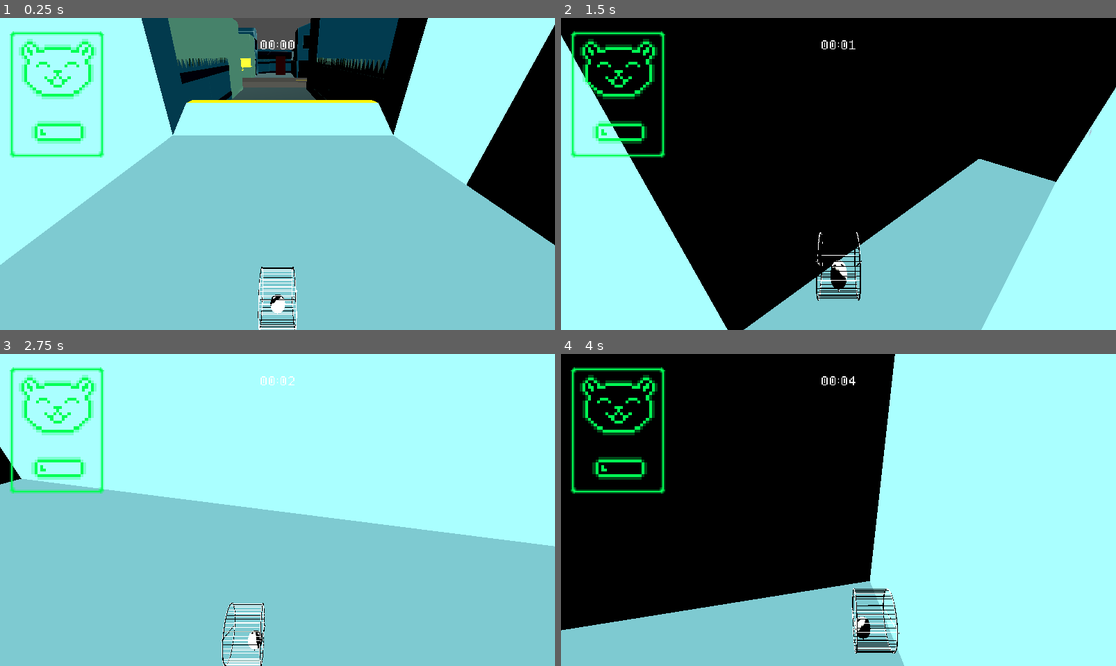
Above: before the commit, frames 1-4 (two rows, left to right).
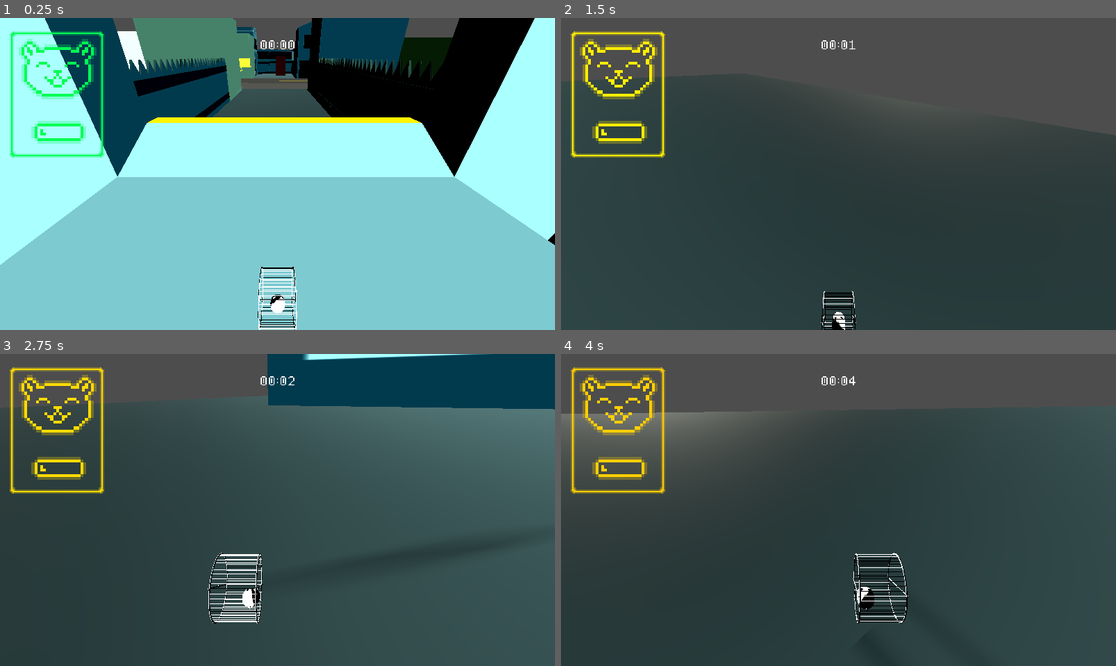
Above: after the commit, the same moments.

Repository: MlSHl/very-serious-gamejam
Game: Godot game, scene res://scenes/main.tscn
Same seed, same stepped clock (60 frames per second), same inputs: the game is played once before the commit and once after it.
Inputs (mouse positions are in pixels of both pictures, inside the frame that each line leads up to):
- Up to frame 1 (0.25 s): no input
- Up to frame 2 (1.5 s): tap Enter (ui_accept) at 0.5, 0.77 s; move the mouse to (960, 158) at 0.52 s; hold D (right) 0.53-1.25 s; tap Q at 0.6 s; click (960, 158) at 0.67 s; drag from (727, 189) to (810, 236) at 1.27 s
- Up to frame 3 (2.75 s): move the mouse to (333, 441) at 2.02 s; hold D (right) from 2.03 s (still down); tap Shift at 2.1 s
- Up to frame 4 (4 s): release D (right) at 2.75 s; drag from (810, 572) to (672, 463) at 2.77 s; move the mouse to (1005, 556) at 3.52 s; hold A (left) from 3.53 s (still down); tap Q at 3.6 s; tap Enter (ui_accept) at 3.77 s

The runs differ from the first frame. In frame 1, 30% of the frame differs, in the area x 8-100%, y 0-72%; in frame 2, 100%, in the area x 0-100%, y 0-100%; in frame 3, 100%; in frame 4, 100%.

Commit message:
Added plank to cross over to subway and more houses

Diff:
--- a/scenes/levels/everything_level.tscn
+++ b/scenes/levels/everything_level.tscn
@@ -7,7 +7,7 @@
 [ext_resource type="PackedScene" uid="uid://cyyv3lmsssxv2" path="res://assets/models/levels/rooftops/rooftopsv1.0.glb" id="3_gncb7"]
 [ext_resource type="PackedScene" uid="uid://cb637ntimh22g" path="res://scenes/spawners/car_spawner.tscn" id="3_xk0j3"]
 [ext_resource type="Shader" uid="uid://kwhwhvy2mrjf" path="res://shaders/cellshader.gdshader" id="4_ju3sq"]
-[ext_resource type="PackedScene" uid="uid://dl6lf5v3rjgke" path="res://scenes/car.tscn" id="4_rdqx1"]
+[ext_resource type="PackedScene" uid="uid://6isroogkblpc" path="res://scenes/instances/car.tscn" id="4_mijse"]
 [ext_resource type="PackedScene" uid="uid://biygrfviedvpc" path="res://scenes/instances/house_5.tscn" id="5_pnx7p"]
 [ext_resource type="Texture2D" uid="uid://c78ibs20affqd" path="res://assets/models/marathon assets/sidewalk fix marathon_Cube.png" id="5_snhyk"]
 [ext_resource type="PackedScene" uid="uid://5338k7ic8fya" path="res://scenes/instances/house_7.tscn" id="6_p4kjp"]
@@ -56,6 +56,12 @@
 shader_parameter/car_color = Color(1, 0.929, 0.384, 1)
 shader_parameter/car_color_dark = Color(0.871, 0.737, 0.373, 1)
 
+[sub_resource type="BoxMesh" id="BoxMesh_a71gt"]
+size = Vector3(2, 0.2, 10)
+
+[sub_resource type="BoxShape3D" id="BoxShape3D_h48hj"]
+size = Vector3(2, 0.2, 10)
+
 [sub_resource type="ShaderMaterial" id="ShaderMaterial_wejfl"]
 render_priority = 0
 shader = ExtResource("4_ju3sq")
@@ -69,19 +75,20 @@
 
 [node name="player" parent="." unique_id=1076470779 instance=ExtResource("1_mijse")]
 transform = Transform3D(1, 0, 0, 0, 1, 0, 0, 0, 1, 0.7271347, 8.164906, 182.15764)
+floor_max_angle = 0.87266463
 
 [node name="stressmeter" parent="player" unique_id=958937246 instance=ExtResource("8_888mj")]
 
 [node name="main" type="Node3D" parent="." unique_id=660451211]
 
 [node name="CarSpawner2" parent="main" unique_id=1914085782 instance=ExtResource("3_xk0j3")]
-transform = Transform3D(-4.371139e-08, 0, -1, 0, 1, 0, 1, 0, -4.371139e-08, 48.56756, 1.5, 97.37427)
-scenes = Array[PackedScene]([ExtResource("4_rdqx1")])
+transform = Transform3D(-4.371139e-08, 0, -1, 0, 1, 0, 1, 0, -4.371139e-08, 48.56756, 1.9, 97.37427)
+scenes = Array[PackedScene]([ExtResource("4_mijse")])
 spawn_interval = 1.4
 
 [node name="CarSpawner3" parent="main" unique_id=1976514039 instance=ExtResource("3_xk0j3")]
-transform = Transform3D(-4.371139e-08, 0, 1, 0, 1, 0, -1, 0, -4.371139e-08, -26.143364, 1.5, 103.72892)
-scenes = Array[PackedScene]([ExtResource("4_rdqx1")])
+transform = Transform3D(-4.371139e-08, 0, 1, 0, 1, 0, -1, 0, -4.371139e-08, -26.143364, 1.9, 103.72892)
+scenes = Array[PackedScene]([ExtResource("4_mijse")])
 spawn_interval = 1.4
 
 [node name="StaticBody3D" type="StaticBody3D" parent="main" unique_id=1545545904]
@@ -97,12 +104,6 @@
 transform = Transform3D(1, 0, 0, 0, 1, 0, 0, 0, 1, 0, 0, -2.7106936)
 shape = SubResource("BoxShape3D_mijse")
 
-[node name="DirectionalLight3D" type="DirectionalLight3D" parent="main" unique_id=504661164]
-transform = Transform3D(-0.78553146, 0.39286566, 0.47811794, -0.41637242, -0.9071257, 0.061292283, 0.45779276, -0.15092811, 0.87615436, -12.530762, 44.993156, 156.41605)
-light_color = Color(1, 1, 0.9372549, 1)
-shadow_enabled = true
-shadow_opacity = 0.45
-
 [node name="Node3D11" parent="main" unique_id=2111209046 instance=ExtResource("5_pnx7p")]
 transform = Transform3D(-2, 0, 3.019916e-07, 0, 2, 0, -3.019916e-07, 0, -2, 14.812357, 6.0000076, 59.71158)
 
@@ -149,7 +150,7 @@
 transform = Transform3D(-8.742278e-08, 0, -2, 0, 2, 0, 2, 0, -8.742278e-08, 31.813782, 5.6466436, 121.59769)
 
 [node name="house_6" parent="main" unique_id=1600178528 instance=ExtResource("12_dnb30")]
-transform = Transform3D(1.7011712, 0, 1.0516733, 0, 2, 0, -1.0516733, 0, 1.7011712, -18.945086, -0.7099714, 17.451979)
+transform = Transform3D(1.8620276, 0, 0.7299679, 0, 2, 0, -0.7299679, 0, 1.8620276, -14.752016, -0.70997524, 20.771738)
 
 [node name="Node3D15" parent="main" unique_id=486451305 instance=ExtResource("13_j6jcv")]
 transform = Transform3D(0.8986025, 0, 1.201047, 0, 1.5, 0, -1.201047, 0, 0.8986025, -8.539423, 2.3966336, 53.461006)
@@ -179,7 +180,7 @@
 transform = Transform3D(-6.556708e-08, 0, 1.5, 0, 1.5, 0, -1.5, 0, -6.556708e-08, -9.614734, 3.3373919, 169.00699)
 
 [node name="house_7" parent="main" unique_id=1191282457 instance=ExtResource("12_dnb30")]
-transform = Transform3D(1.7011712, 0, 1.0516733, 0, 2, 0, -1.0516733, 0, 1.7011712, -0.6511843, -0.7099714, 5.498107)
+transform = Transform3D(1.8620276, 0, 0.7299679, 0, 2, 0, -0.7299679, 0, 1.8620276, 5.387123, -0.70997524, 12.287815)
 
 [node name="Path3D" type="Path3D" parent="main" unique_id=871869199]
 curve = SubResource("Curve3D_eb6dy")
@@ -201,11 +202,95 @@
 path_joined = false
 material = SubResource("StandardMaterial3D_dp3eg")
 
+[node name="Node3D23" parent="main" unique_id=176485208 instance=ExtResource("5_pnx7p")]
+transform = Transform3D(-0.90012294, 0, -1.7859952, 0, 2, 0, 1.7859952, 0, -0.90012294, 32.190754, 6.1666107, -68.8222)
+
+[node name="Node3D9" parent="main" unique_id=1839121955 instance=ExtResource("8_drmhh")]
+transform = Transform3D(-3.6004918, 0, -7.143981, 0, 8, 0, 7.143981, 0, -3.6004918, -14.660286, 7.955866, -90.02892)
+
+[node name="Node3D24" parent="main" unique_id=1680701119 instance=ExtResource("9_ta04v")]
+transform = Transform3D(2.6789927, 1.3501843, 5.901843e-08, 0, -1.3113416e-07, 3, 1.3501843, -2.6789927, -1.1710249e-07, 2.8046122, -0.3768134, -85.52857)
+
+[node name="Node3D25" parent="main" unique_id=593483280 instance=ExtResource("10_xpuvp")]
+transform = Transform3D(1.0683763, 1.6907316, 7.390422e-08, 3.2175152e-15, -8.742278e-08, 2, 1.6907316, -1.0683763, -4.67002e-08, -28.16033, -0.13338923, -101.53235)
+
+[node name="Node3D26" parent="main" unique_id=2062802752 instance=ExtResource("11_hxa0p")]
+transform = Transform3D(-1.7859951, 0, 0.9001232, 0, 2, 0, -0.9001232, 0, -1.7859951, 14.799981, 5.3666105, -77.42413)
+
+[node name="house_8" parent="main" unique_id=1455293365 instance=ExtResource("12_dnb30")]
+transform = Transform3D(-0.6055362, 0, -1.9061288, 0, 2, 0, 1.9061288, 0, -0.6055362, 69.04243, -0.34397888, 9.025835)
+
+[node name="Node3D27" parent="main" unique_id=247581650 instance=ExtResource("8_drmhh")]
+transform = Transform3D(-5.379235, 0, 5.9214716, 0, 8, 0, -5.9214716, 0, -5.379235, 56.449863, 8.090895, 30.70854)
+
+[node name="Node3D28" parent="main" unique_id=2063308470 instance=ExtResource("10_xpuvp")]
+transform = Transform3D(-1.5263933, 1.2923324, 5.6489647e-08, 7.3506315e-15, -8.7422784e-08, 2, 1.2923324, 1.5263933, 6.672078e-08, 43.705036, 0.0016393661, 43.922485)
+
+[node name="Node3D29" parent="main" unique_id=1505415482 instance=ExtResource("8_drmhh")]
+transform = Transform3D(2.3599408, 0, 7.643997, 0, 8, 0, -7.643997, 0, 2.3599408, -14.242058, 7.955865, -35.84639)
+
+[node name="Node3D30" parent="main" unique_id=93418349 instance=ExtResource("9_ta04v")]
+transform = Transform3D(-2.6626658, -1.382104, -6.041368e-08, -4.7968183e-15, -1.3113416e-07, 3.0000005, -1.382104, 2.6626658, 1.1638878e-07, -29.34384, -0.3768134, -40.32272)
+
+[node name="Node3D31" parent="main" unique_id=1645612552 instance=ExtResource("11_hxa0p")]
+transform = Transform3D(1.7751102, 0, -0.921403, 0, 2, 0, 0.921403, 0, 1.7751102, -40.229614, 5.3666086, -51.02708)
+
+[node name="Node3D32" parent="main" unique_id=708359148 instance=ExtResource("5_pnx7p")]
+transform = Transform3D(1.9989007, 0, -0.06630188, 0, 2, 0, 0.06630188, 0, 1.9989007, 26.639416, 6.1666107, -16.346943)
+
+[node name="Node3D33" parent="main" unique_id=1696103773 instance=ExtResource("11_hxa0p")]
+transform = Transform3D(-1.124724, 0, -1.6537822, 0, 2, 0, 1.6537822, 0, -1.124724, 22.548466, 5.9103003, 2.025177)
+
+[node name="Node3D34" parent="main" unique_id=248960068 instance=ExtResource("9_ta04v")]
+transform = Transform3D(0.2966808, 2.985294, 1.3049133e-07, -4.7968183e-15, -1.3113416e-07, 3.0000005, 2.985294, -0.2966808, -1.2968336e-08, 72.12812, -0.3768134, -16.077377)
+
+[node name="Node3D35" parent="main" unique_id=344967579 instance=ExtResource("8_drmhh")]
+transform = Transform3D(-5.679538, -0.008233875, -5.6340747, 0.02410625, 7.9998827, -0.035992432, 5.63403, -0.042529628, -5.67943, 54.504623, 7.955864, -52.854813)
+
+[node name="Node3D36" parent="main" unique_id=692961937 instance=ExtResource("10_xpuvp")]
+transform = Transform3D(-1.922892, -0.54998785, -2.4040734e-08, -2.564602e-15, -8.742277e-08, 2, -0.54998785, 1.922892, 8.4052274e-08, 5.670974, -0.13338542, -28.168472)
+
+[node name="Node3D38" parent="main" unique_id=1487034389 instance=ExtResource("5_pnx7p")]
+transform = Transform3D(1.9366082, -0.02836191, -0.49874246, 0.029379604, 1.9997842, 0.0003591056, 0.4986835, -0.007674151, 1.9368157, -84.051216, 7.091766, -125.17849)
+
+[node name="Node3D39" parent="main" unique_id=1161767236 instance=ExtResource("8_drmhh")]
+transform = Transform3D(6.3104568, -0.0935922, 4.916236, 0.117518425, 7.999137, 0.001436431, -4.915722, 0.071085475, 6.3111506, -73.4816, 7.670054, -76.22958)
+
+[node name="Node3D40" parent="main" unique_id=1232302565 instance=ExtResource("9_ta04v")]
+transform = Transform3D(-0.7852998, -2.8950791, -0.042673882, -0.0005386552, -0.044069536, 2.9996772, -2.8953946, 0.7852227, 0.011016116, -86.59815, -0.6696496, -98.18757)
+
+[node name="Node3D41" parent="main" unique_id=699966235 instance=ExtResource("10_xpuvp")]
+transform = Transform3D(-1.4603071, -1.3664147, -0.020336818, -0.0003591078, -0.029379688, 1.9997841, -1.3665661, 1.4601531, 0.021206342, -61.43956, -0.45375013, -60.246025)
+
+[node name="Node3D42" parent="main" unique_id=680512174 instance=ExtResource("8_drmhh")]
+transform = Transform3D(-7.7650666, -0.10720936, 1.9215212, -0.11563662, 7.9991364, -0.020995613, -1.9210334, -0.04815382, -7.765778, -32.98802, 8.425278, -135.07108)
+
+[node name="Node3D43" parent="main" unique_id=37412421 instance=ExtResource("11_hxa0p")]
+transform = Transform3D(0.012514949, -0.029381182, 1.9997449, -7.961271e-06, 1.999784, 0.029381799, -1.9999613, -0.00019183103, 0.012513757, -42.437428, 5.8532553, -115.761604)
+
+[node name="Node3D44" parent="main" unique_id=251255248 instance=ExtResource("8_drmhh")]
+transform = Transform3D(6.6881094, -0.15315616, -4.386998, 0.13601519, 7.9985213, -0.07188012, 4.387563, -0.014494717, 6.689476, -80.028755, 7.738007, -147.29605)
+
+[node name="Node3D45" parent="main" unique_id=2053037903 instance=ExtResource("10_xpuvp")]
+transform = Transform3D(-0.43977547, 1.9508661, -0.026802259, 0.0058508865, 0.028793264, 1.9997841, 1.9510417, 0.4396497, -0.01203843, -26.346416, 0.30215454, -155.33974)
+
+[node name="Node3D37" parent="main" unique_id=543686602 instance=ExtResource("9_ta04v")]
+transform = Transform3D(1.0396583, 2.8140912, 1.2300781e-07, -4.898403e-15, -1.3113413e-07, 3, 2.8140912, -1.0396583, -4.5444914e-08, 66.74762, -0.3768134, -35.186676)
+
 [node name="Subway" parent="." unique_id=1297958400 instance=ExtResource("1_mcyud")]
 transform = Transform3D(-0.039403178, 0, -0.29740107, 0, 0.29999998, 0, 0.29740107, 0, -0.039403178, -0.52819824, -5.81472, -464.17108)
 
 [node name="stairs" parent="Subway/new_york_subway_level_blockout" parent_id_path=PackedInt32Array(1297958400, 405254518) index="0" unique_id=726094967]
 surface_material_override/0 = SubResource("ShaderMaterial_4lle5")
+
+[node name="StaticBody3D" type="StaticBody3D" parent="Subway" unique_id=272093280]
+transform = Transform3D(0.5391328, 0, 7.7038527, 0, 2, 0, -1.9259632, 0, 2.156531, 764.7802, 0.71123123, 17.550217)
+
+[node name="MeshInstance3D" type="MeshInstance3D" parent="Subway/StaticBody3D" unique_id=563934232]
+mesh = SubResource("BoxMesh_a71gt")
+
+[node name="CollisionShape3D" type="CollisionShape3D" parent="Subway/StaticBody3D" unique_id=1026406449]
+shape = SubResource("BoxShape3D_h48hj")
 
 [node name="Marathon" type="Node3D" parent="." unique_id=702202424]
 transform = Transform3D(0.9913369, 0, -0.13134387, 0, 1, 0, 0.13134387, 0, 0.9913369, 160.12039, -78.758446, -1703.0105)
@@ -218,7 +303,7 @@
 surface_material_override/9 = SubResource("ShaderMaterial_wejfl")
 
 [node name="DirectionalLight3D" type="DirectionalLight3D" parent="Marathon" unique_id=432614920]
-transform = Transform3D(-0.7855315, 0.39286563, 0.47811797, -0.11724798, -0.8531208, 0.50836784, 0.6076126, 0.34328082, 0.7162161, 52.7072, 203.97012, 719.84644)
+transform = Transform3D(-0.9784168, 0.12752536, 0.16259778, 0.09126174, -0.43929332, 0.8936962, 0.18539701, 0.8892462, 0.41817364, 177.91669, 203.97012, 1664.8828)
 light_color = Color(1, 1, 0.9372549, 1)
 shadow_enabled = true
 
--- a/scripts/player.gd
+++ b/scripts/player.gd
@@ -1,7 +1,7 @@
 extends CharacterBody3D
 
 
-const SPEED = 10.0
+const SPEED = 20.0
 const ROTATION_SPEED = 4.0
 const ROLLING_SPEED = 30.0
 const MAX_CAMERA_DELTA_X := 0.1
@@ -10,6 +10,7 @@
 const DELTA_HAMSTER_DISPLACEMENT_X := 0.2
 const MAX_HAMSTER_CHANGE := 0.25
 const HAMSTER_LEN_CHANGE_SPEED := 10
+const STRESS_DELTA := 10
 
 var camera_delta_x := 0.0
 var camera_delta_y := 0.0
@@ -50,6 +51,7 @@
 	var input_dir := Input.get_axis("left", "right")
 	var hamster_delta = hamster.position.x - hamster_x
 	if input_dir:
+		stressmeter.stress_level+=delta * STRESS_DELTA
 		if abs(hamster_delta) < MAX_HAMSTER_DISPLACEMENT_X:
 			hamster.position.x += delta * DELTA_HAMSTER_DISPLACEMENT_X * input_dir
 		else:
